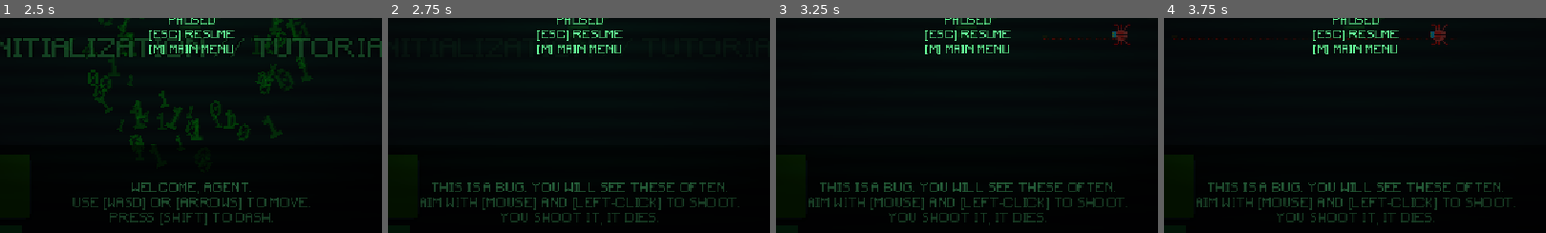
Above: before the commit, frames 1-4 (left to right).
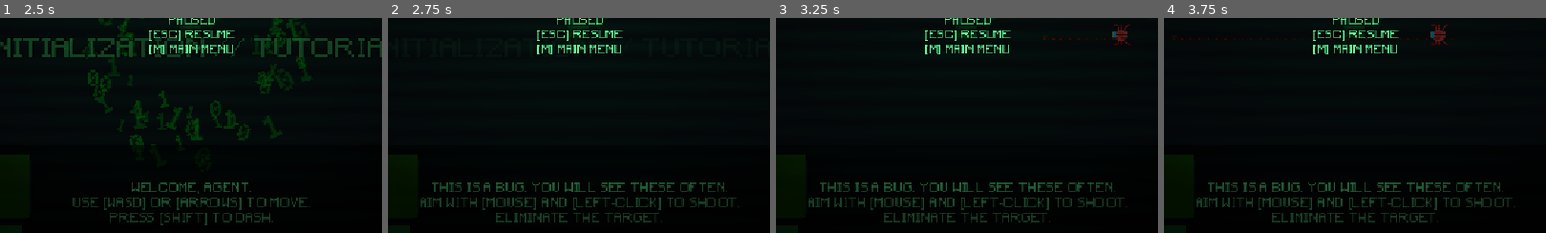
Above: after the commit, the same moments.

Repository: vision-for-change/rules-broken-v2
Game: Godot game, scene res://tutorial.tscn
The game is run twice, just before and just after one commit, with the same random seed, the same clock (stepped at 60 frames per second) and the same inputs. This scene is started directly instead of the project's main scene.
Inputs (mouse positions are % of the whole screen's width and height, from its top left):
- Up to frame 1 (2.5 s): tap Enter (ui_accept) at 0.5, 0.77, 1.25 s; move the mouse to (72, 45) at 0.52 s; hold Right (move_right) 0.53-1.25 s; tap Space (dash) at 0.6 s; click (72, 45) at 0.67 s; drag from (30, 55) to (56, 50) at 1.27 s; click "[ESC] PAUSE" at 2 s
- Up to frame 2 (2.75 s): no input
- Up to frame 3 (3.25 s): move the mouse to (60, 28) at 2.77 s; hold Right (move_right) from 2.78 s (still down); tap Q (next_weapon) at 2.85 s; click (60, 28) at 2.92 s
- Up to frame 4 (3.75 s): release Right (move_right) at 3.5 s; drag from (45, 70) to (20, 35) at 3.52 s
The pictures show only the part of the screen within x 25-75%, y 46-96%; the shares and areas given below are measured in that part.

Frame 1 is identical in both runs. In frame 2, 0.7% of the frame differs, in the area x 28-72%, y 90-97%; in frame 3, 0.7%; in frame 4, 0.7%.

Commit message:
AK-47 Issue fixed

Diff:
--- a/scenes/enemy/bugs.gd
+++ b/scenes/enemy/bugs.gd
@@ -5,7 +5,7 @@
 @export var shoot_cooldown := 0.4
 @export var laser_spawn_distance := 12.0
 @export var entity_id := "bug_01"
-@export var max_health := 10
+@export var max_health := 40
 @export var hit_flash_duration := 0.1
 @export var hit_flash_color := Color(1.0, 0.3, 0.3, 1.0)
 const LASER_SCENE := preload("res://scenes/enemy/EnemyLaser.tscn")
--- a/scenes/levels/TutorialLevel.gd
+++ b/scenes/levels/TutorialLevel.gd
@@ -84,7 +84,7 @@
 			EventBus.log("SYSTEM: Awaiting movement signature...", "info")
 
 		Stage.BUG_COMBAT:
-			_instr_label.text = "THIS IS A BUG. YOU WILL SEE THESE OFTEN.\nAIM WITH [MOUSE] AND [LEFT-CLICK] TO SHOOT.\nYOU SHOOT IT, IT DIES."
+			_instr_label.text = "THIS IS A BUG. YOU WILL SEE THESE OFTEN.\nAIM WITH [MOUSE] AND [LEFT-CLICK] TO SHOOT.\nELIMINATE THE TARGET."
 			var bug = BUG_SCENE.instantiate()
 			bug.position = $Player.position + Vector2(250, 0)
 			bug.set("entity_id", "tutorial_bug")
